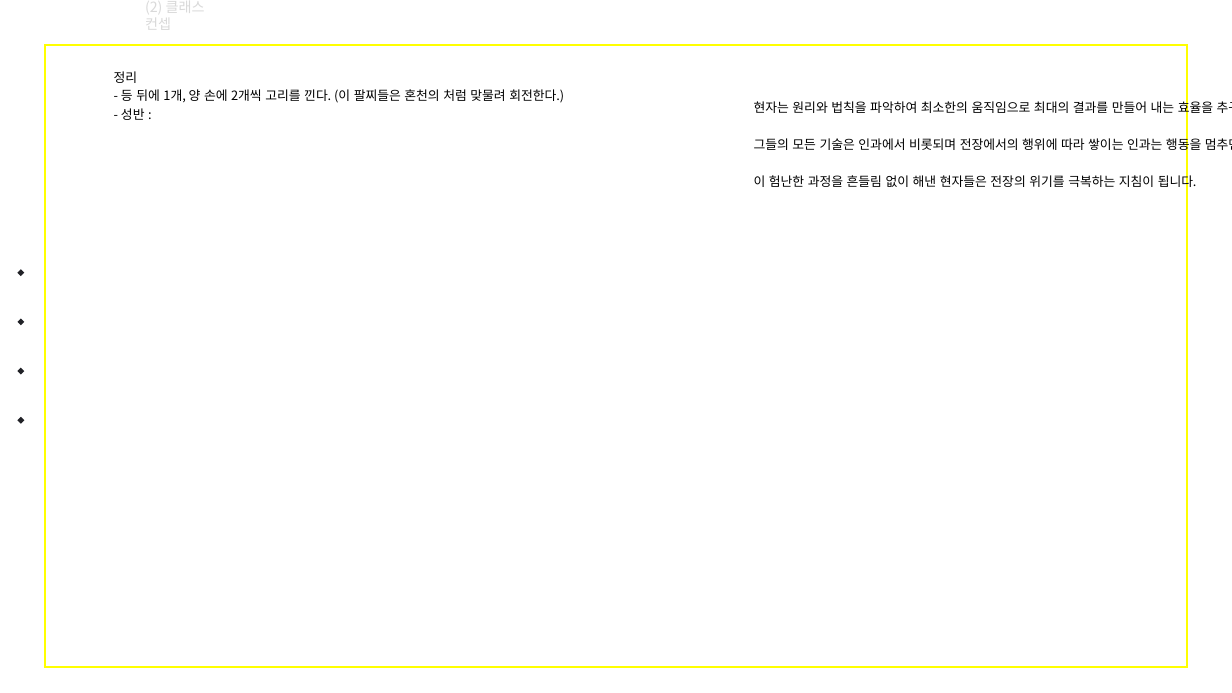
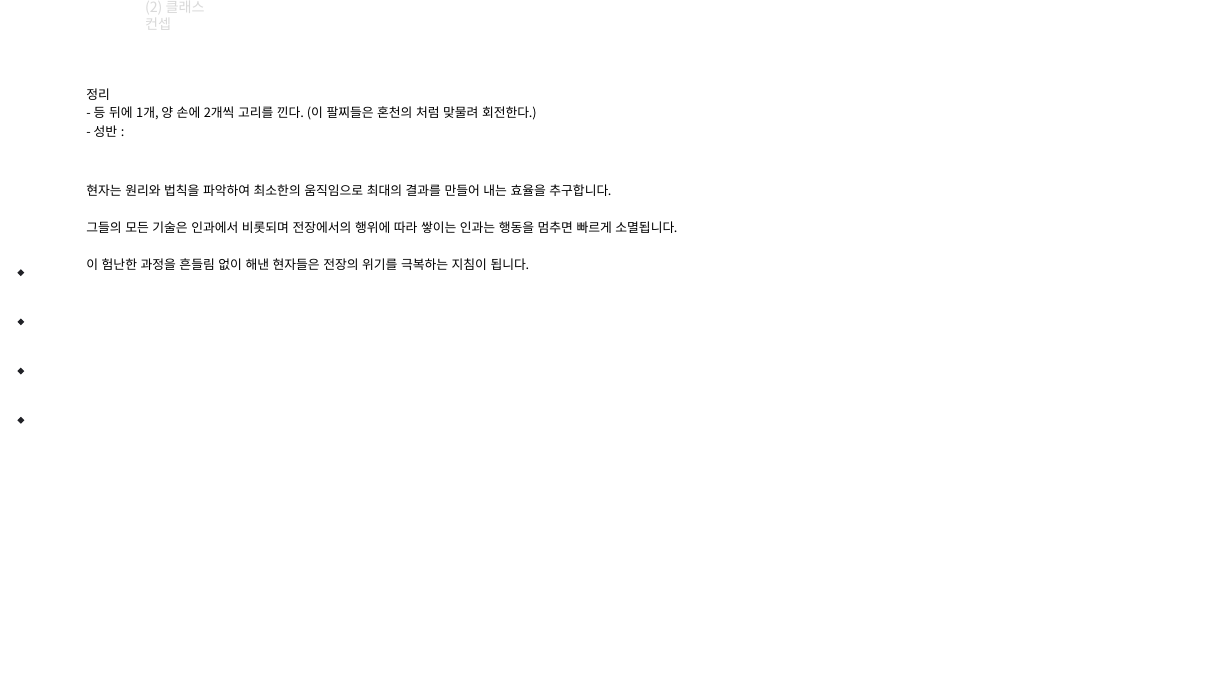
Before and after one commit to hjs0913/GameDesign, a slide deck: slide 4 of 크로노오디세이_전투기획자/사전과제/[과제전형] [Chrono Odyssey] 캐릭터 전투 기획자 모집 _ 홍진선 과제 제출.pptx (slide 6 before the commit). Drawn at 1232x693 pixels with LibreOffice and Linux fonts; fonts in the diff are those of the drawing; background and template pictures are left out. Boxes give left, top, right and bottom in pixels: in the first picture for what was removed or moved away, otherwise in the second. Text is boxed around its words. In the diff, an @@ line names an element or a change of style, - is before the commit and + after.

```diff
--- a/크로노오디세이_전투기획자/사전과제/[과제전형] [Chrono Odyssey] 캐릭터 전투 기획자 모집 _ 홍진선 과제 제출.pptx
+++ b/크로노오디세이_전투기획자/사전과제/[과제전형] [Chrono Odyssey] 캐릭터 전투 기획자 모집 _ 홍진선 과제 제출.pptx
@@ rectangle removed at bbox=[44, 44, 1187, 666] @@
@@ text "정리": place and size @@
-text "정리" at bbox=[114, 71, 564, 120]
+text "정리" at bbox=[86, 88, 537, 137]
@@ text "현자는 원리와 법칙을 파악하여 최소한의 ..." rewrapped from bbox=[754, 99, 1232, 191] to bbox=[86, 184, 677, 270] @@
```
Also in this commit, not shown: 1 other slide changed, 1 slide added, 3 slides removed, 2 other files.
